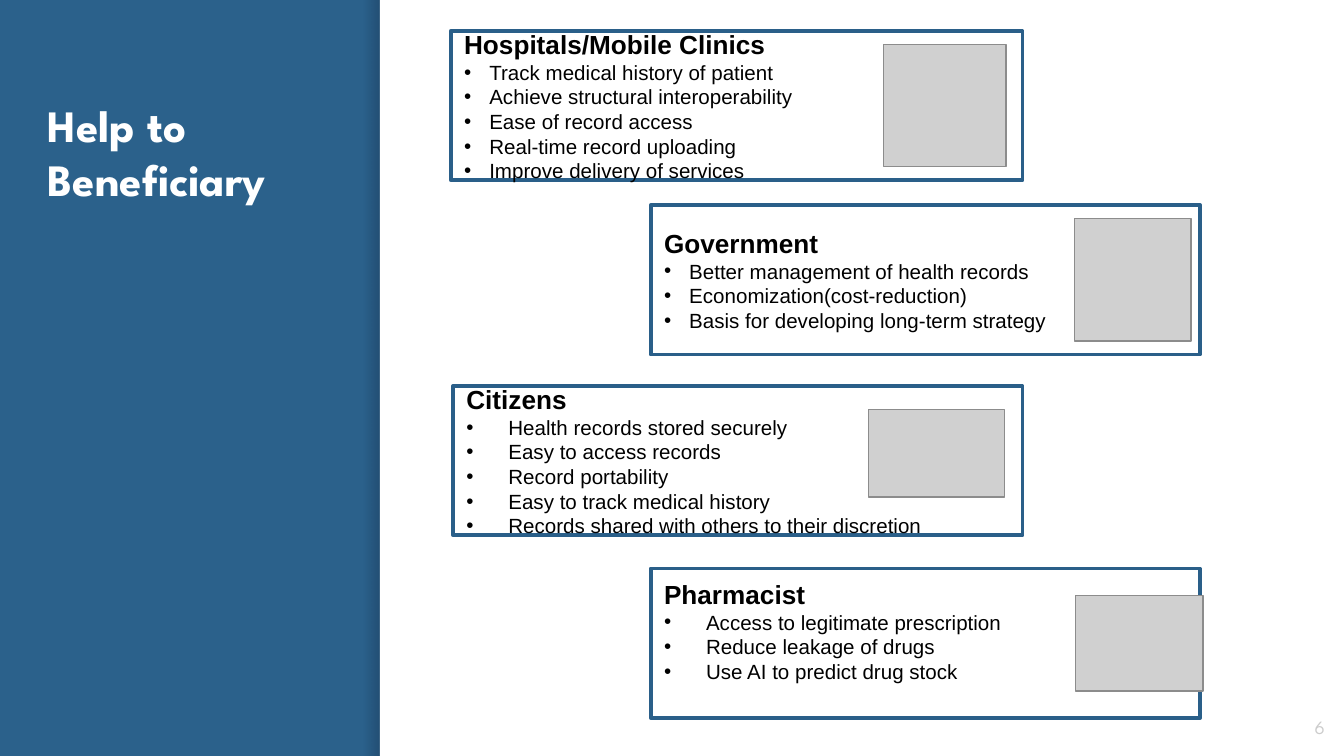
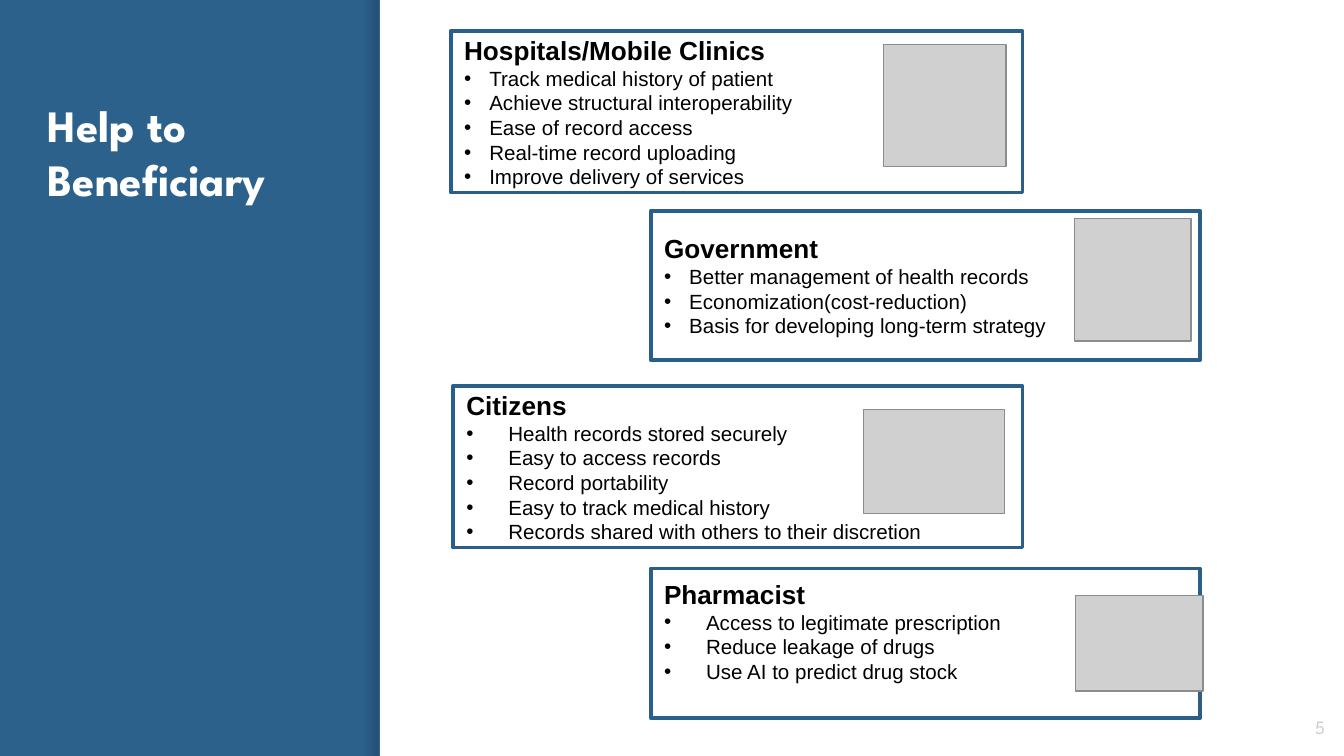
Before and after one commit to ShikharBhatt/NITI, a slide deck: slide 5 of niti aayog.pptx (slide 6 before the commit). Drawn at 1344x756 pixels with LibreOffice and Linux fonts; fonts in the diff are those of the drawing; grey boxes stand for pictures. Boxes give left, top, right and bottom in pixels: in the first picture for what was removed or moved away, otherwise in the second. Text is boxed around its words. In the diff, an @@ line names an element or a change of style, - is before the commit and + after.

```diff
--- a/niti aayog.pptx
+++ b/niti aayog.pptx
@@ rectangle "Hospitals/Mobile Clinics": place and size @@
-rectangle "Hospitals/Mobile Clinics" at box(452, 31, 1023, 180)
+rectangle "Hospitals/Mobile Clinics" at box(452, 31, 1023, 192)
@@ rectangle "Government": place and size @@
-rectangle "Government" at box(650, 206, 1200, 355)
+rectangle "Government" at box(650, 211, 1200, 360)
@@ rectangle "Citizens": place and size @@
-rectangle "Citizens" at box(453, 386, 1023, 535)
+rectangle "Citizens" at box(453, 386, 1023, 547)
@@ picture: place and size @@
-picture at box(868, 410, 1004, 497)
+picture at box(864, 410, 1005, 513)
@@ page number at box(1315, 722, 1325, 734): text changed @@
-6
+5
```
Also in this commit, not shown: 3 other slides changed, 3 slides removed, 3 other files.
